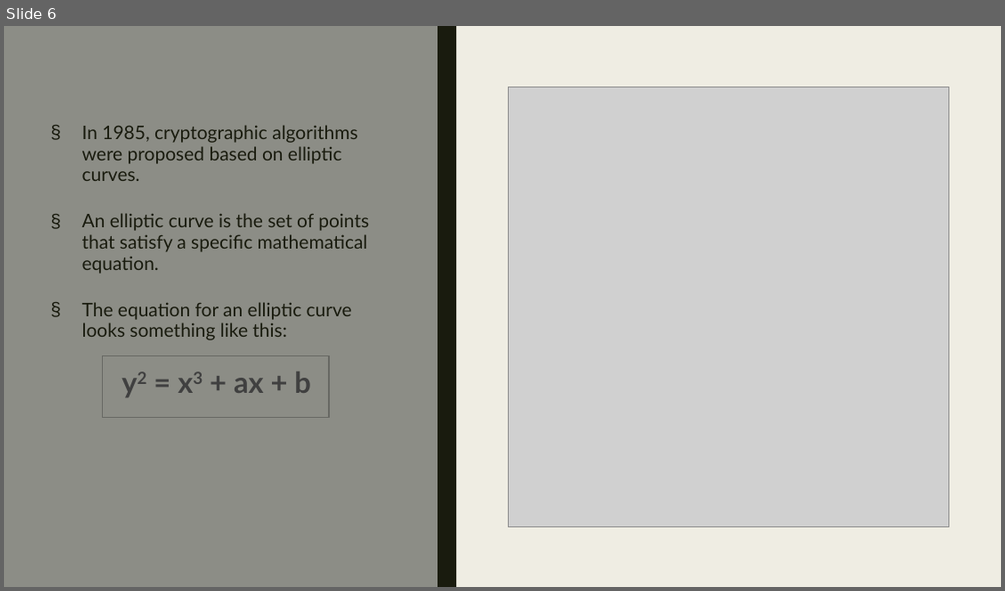
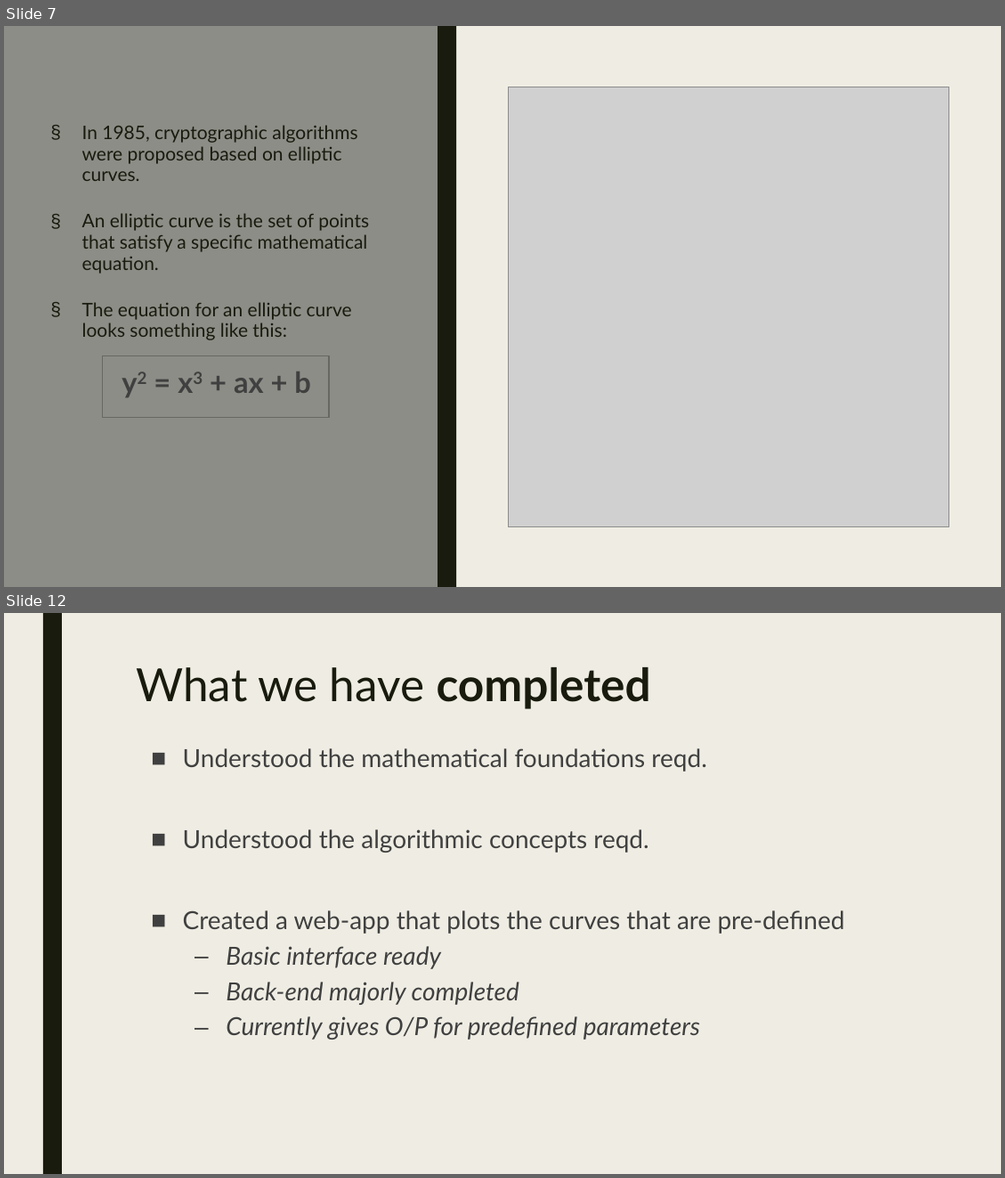
Before and after one commit to Jaidev810/ECC-Cipher, a slide deck: Ecc Cipher.pptx. Shown one above the other, each under a label of ours: slide 6 before the commit, slides 7 and 12 after it; the slides between them are not shown. The pictures are 1005x591 and 1005x1178 pixels, drawn with LibreOffice and Linux fonts; fonts in the diff are those of the drawing; grey boxes stand for pictures. Boxes give left, top, right and bottom in pixels: in the first picture for what was removed or moved away, otherwise in the second. Text is boxed around its words. In the diff, an @@ line names an element or a change of style, - is before the commit and + after.

```diff
--- a/Ecc Cipher.pptx
+++ b/Ecc Cipher.pptx
@@ slide 12 added at box(4, 613, 1001, 1174), background #EFEDE3 @@
@@ rectangle added at box(43, 613, 62, 1174), fill #191B0E @@
@@ text added at box(136, 667, 651, 709), 44 pt, text #191B0E @@
+What we have completed
@@ text added at box(183, 748, 845, 1039), 24 pt, text #404040 @@
+■ Understood the mathematical foundations reqd.
+■ Understood the algorithmic concepts reqd.
+■ Created a web-app that plots the curves that are pre-defined
+  – Basic interface ready
+  – Back-end majorly completed
+  – Currently gives O/P for predefined parameters
@@ what was slide 6 is now slide 7 @@
```
Also in this commit, not shown: 1 slide changed, 6 other slides added, 2 slides removed.
